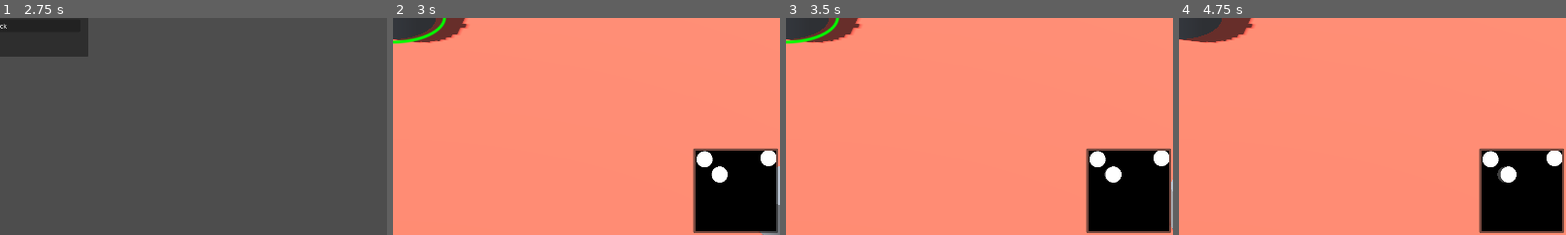
Above: before the commit, frames 1-4 (left to right).
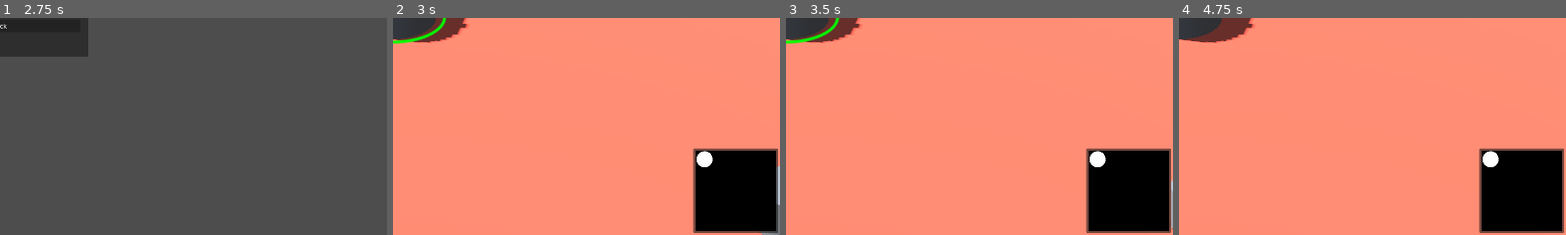
Above: after the commit, the same moments.

Repository: natelindev/command-horizon
Game: Godot game, scene res://source/Main.tscn
The game is run twice, just before and just after one commit, with the same random seed, the same clock (stepped at 60 frames per second) and the same inputs.
Inputs (mouse positions are % of the whole screen's width and height, from its top left):
- Up to frame 1 (2.75 s): click "Play" at 0.5 s; click "Back" at 1.25 s; click "Play" at 2 s
- Up to frame 2 (3 s): click "Start" at 2.75 s
- Up to frame 3 (3.5 s): no input
- Up to frame 4 (4.75 s): tap Enter at 3.5 s; move the mouse to (72, 45) at 3.52 s; click (72, 45) at 3.67 s; tap Space at 4.25 s; move the mouse to (30, 55) at 4.27 s; click (30, 55) at 4.42 s
The pictures show only the part of the screen within x 50-100%, y 50-100%; the shares and areas given below are measured in that part.

Frame 1 is identical in both runs. In frame 2, 0.5% of the frame differs, in the area x 82-99%, y 61-76%; in frame 3, 0.5%; in frame 4, 0.6%.

Commit message:
Add runtime player switching

Diff:
--- a/source/Constants.gd
+++ b/source/Constants.gd
@@ -1,4 +1,6 @@
 extends Node
+
+const Match = preload("res://source/match/MatchConstants.gd")
 
 # gdlint: ignore=class-variable-name
 var OPTIONS_FILE_PATH:
--- a/source/Main.tscn
+++ b/source/Main.tscn
@@ -12,7 +12,7 @@
 script = ExtResource("1_i28sw")
 
 [node name="ColorRect" type="ColorRect" parent="."]
-anchors_preset = 15
+layout_mode = 0
 anchor_right = 1.0
 anchor_bottom = 1.0
 grow_horizontal = 2
--- a/source/match/FogOfWar.gd
+++ b/source/match/FogOfWar.gd
@@ -20,7 +20,7 @@
 
 func _physics_process(_delta):
 	var units_synced = {}
-	var units_to_sync = get_tree().get_nodes_in_group("units")
+	var units_to_sync = get_tree().get_nodes_in_group("revealed_units")
 	for unit in units_to_sync:
 		if not unit.visible:
 			continue
--- a/source/match/Match.gd
+++ b/source/match/Match.gd
@@ -4,15 +4,22 @@
 
 @export var settings: Resource = null
 
-var _controlled_player_id = null
-var _visible_player_ids = []
+var controlled_player_id = null:
+	set = _set_controlled_player_id
+var visible_player_id = null:
+	set = _set_visible_player_id
+var visible_player_ids = null:
+	set(_value):
+		pass
+	get:
+		return [visible_player_id]
 
 @onready var _camera = find_child("IsometricCamera3D")
 
 
 func _ready():
-	_controlled_player_id = settings.controlled_player
-	_visible_player_ids = settings.controlled_player  # TODO: add dedicated field in settings
+	controlled_player_id = settings.controlled_player
+	visible_player_id = settings.controlled_player  # TODO: add dedicated field in settings
 	_spawn_initial_player_units()
 	_move_camera_to_controlled_player_spawn_point()
 
@@ -22,6 +29,19 @@
 		MatchSignals.deselect_all.emit()
 
 
+func _set_controlled_player_id(id):
+	MatchSignals.deselect_all.emit()
+	_renounce_control_of_player_units(controlled_player_id)
+	_assume_control_of_player_units(id)
+	controlled_player_id = id
+
+
+func _set_visible_player_id(id):
+	_conceal_player_units(visible_player_id)
+	_reveal_player_units(id)
+	visible_player_id = id
+
+
 func _spawn_initial_player_units():
 	var spawn_points = find_child("SpawnPoints").get_children()
 	for player_id in range(settings.players.size()):
@@ -29,12 +49,41 @@
 		command_center.color = settings.players[player_id].color
 		command_center.global_transform = spawn_points[player_id].global_transform
 		command_center.add_to_group("units")
+		command_center.add_to_group("player_{0}_units".format([player_id]))
+		if player_id == controlled_player_id:
+			command_center.add_to_group("controlled_units")
+		else:
+			command_center.add_to_group("adversary_units")
+		if player_id in visible_player_ids:
+			command_center.add_to_group("revealed_units")
 		add_child(command_center)
 
 
 func _move_camera_to_controlled_player_spawn_point():
 	var spawn_points = find_child("SpawnPoints").get_children()
 	for player_id in range(settings.players.size()):
-		if player_id == _controlled_player_id:
+		if player_id == controlled_player_id:
 			_camera.set_position_safely(spawn_points[player_id].global_transform.origin)
 			break
+
+
+func _assume_control_of_player_units(player_id):
+	for unit in get_tree().get_nodes_in_group("player_{0}_units".format([player_id])):
+		unit.add_to_group("controlled_units")
+		unit.remove_from_group("adversary_units")
+
+
+func _renounce_control_of_player_units(player_id):
+	for unit in get_tree().get_nodes_in_group("player_{0}_units".format([player_id])):
+		unit.add_to_group("adversary_units")
+		unit.remove_from_group("controlled_units")
+
+
+func _reveal_player_units(player_id):
+	for unit in get_tree().get_nodes_in_group("player_{0}_units".format([player_id])):
+		unit.add_to_group("revealed_units")
+
+
+func _conceal_player_units(player_id):
+	for unit in get_tree().get_nodes_in_group("player_{0}_units".format([player_id])):
+		unit.remove_from_group("revealed_units")
--- a/source/match/Match.tscn
+++ b/source/match/Match.tscn
@@ -150,7 +150,6 @@
 render_target_update_mode = 4
 
 [node name="Background" type="ColorRect" parent="FogOfWar/CombinedViewport"]
-anchors_preset = 15
 anchor_right = 1.0
 anchor_bottom = 1.0
 grow_horizontal = 2
@@ -158,7 +157,7 @@
 color = Color(0, 0, 0, 1)
 
 [node name="FogViewportContainer" type="SubViewportContainer" parent="FogOfWar/CombinedViewport"]
-anchors_preset = 15
+visible = false
 anchor_right = 1.0
 anchor_bottom = 1.0
 grow_horizontal = 2
@@ -170,7 +169,7 @@
 handle_input_locally = false
 size = Vector2i(200, 200)
 render_target_clear_mode = 2
-render_target_update_mode = 4
+render_target_update_mode = 0
 
 [node name="EditorOnlyCircle" parent="FogOfWar/CombinedViewport" instance=ExtResource("6_ux0ef")]
 position = Vector2(100, 100)
@@ -178,7 +177,6 @@
 
 [node name="Revealer" type="ColorRect" parent="FogOfWar/CombinedViewport"]
 visible = false
-anchors_preset = 15
 anchor_right = 1.0
 anchor_bottom = 1.0
 grow_horizontal = 2
@@ -193,7 +191,6 @@
 [node name="HUD" type="CanvasLayer" parent="."]
 
 [node name="MarginContainer" type="MarginContainer" parent="HUD"]
-anchors_preset = 3
 anchor_left = 1.0
 anchor_top = 1.0
 anchor_right = 1.0
--- /dev/null
+++ b/source/match/MatchConstants.gd
@@ -0,0 +1,3 @@
+const OWNED_PLAYER_CIRCLE_COLOR = Color.GREEN
+const ADVERSARY_PLAYER_CIRCLE_COLOR = Color.RED
+const DEFAULT_CIRCLE_COLOR = Color.WHITE
--- a/source/match/debug/GodModeHud.tscn
+++ b/source/match/debug/GodModeHud.tscn
@@ -1,11 +1,12 @@
-[gd_scene load_steps=2 format=3 uid="uid://fhjyrjmlo6wf"]
+[gd_scene load_steps=3 format=3 uid="uid://b6n7cwv706x5n"]
 
-[ext_resource type="Script" path="res://source/match/GodModeHud.gd" id="1_wllv3"]
+[ext_resource type="Script" path="res://source/match/debug/GodModeHud.gd" id="1_n4lpk"]
+[ext_resource type="Script" path="res://source/match/debug/PlayerManager.gd" id="2_julod"]
 
 [node name="GodModeHUD" type="CanvasLayer"]
-script = ExtResource("1_wllv3")
+script = ExtResource("1_n4lpk")
 
-[node name="MarginContainer" type="MarginContainer" parent="."]
+[node name="PlayerManager" type="MarginContainer" parent="."]
 anchors_preset = 4
 anchor_top = 0.5
 anchor_bottom = 0.5
@@ -14,18 +15,19 @@
 offset_bottom = 20.0
 grow_vertical = 2
 theme_override_constants/margin_left = 5
+script = ExtResource("2_julod")
 
-[node name="VBoxContainer" type="VBoxContainer" parent="MarginContainer"]
+[node name="VBoxContainer" type="VBoxContainer" parent="PlayerManager"]
 offset_left = 5.0
 offset_right = 149.0
 offset_bottom = 147.0
 theme_override_constants/separation = 5
 
-[node name="PanelContainer" type="PanelContainer" parent="MarginContainer/VBoxContainer"]
+[node name="PanelContainer" type="PanelContainer" parent="PlayerManager/VBoxContainer"]
 offset_right = 144.0
 offset_bottom = 71.0
 
-[node name="MarginContainer" type="MarginContainer" parent="MarginContainer/VBoxContainer/PanelContainer"]
+[node name="MarginContainer" type="MarginContainer" parent="PlayerManager/VBoxContainer/PanelContainer"]
 offset_right = 144.0
 offset_bottom = 71.0
 theme_override_constants/margin_left = 5
@@ -33,29 +35,29 @@
 theme_override_constants/margin_right = 5
 theme_override_constants/margin_bottom = 5
 
-[node name="VBoxContainer" type="VBoxContainer" parent="MarginContainer/VBoxContainer/PanelContainer/MarginContainer"]
+[node name="VBoxContainer" type="VBoxContainer" parent="PlayerManager/VBoxContainer/PanelContainer/MarginContainer"]
 offset_left = 5.0
 offset_top = 5.0
 offset_right = 139.0
 offset_bottom = 66.0
 
-[node name="Label" type="Label" parent="MarginContainer/VBoxContainer/PanelContainer/MarginContainer/VBoxContainer"]
+[node name="Label" type="Label" parent="PlayerManager/VBoxContainer/PanelContainer/MarginContainer/VBoxContainer"]
 offset_right = 134.0
 offset_bottom = 26.0
 text = "Controlled player"
 horizontal_alignment = 1
 
-[node name="SpinBox" type="SpinBox" parent="MarginContainer/VBoxContainer/PanelContainer/MarginContainer/VBoxContainer"]
+[node name="ControlledPlayerSpinBox" type="SpinBox" parent="PlayerManager/VBoxContainer/PanelContainer/MarginContainer/VBoxContainer"]
 offset_top = 30.0
 offset_right = 134.0
 offset_bottom = 61.0
 
-[node name="PanelContainer2" type="PanelContainer" parent="MarginContainer/VBoxContainer"]
+[node name="PanelContainer2" type="PanelContainer" parent="PlayerManager/VBoxContainer"]
 offset_top = 76.0
 offset_right = 144.0
 offset_bottom = 147.0
 
-[node name="MarginContainer" type="MarginContainer" parent="MarginContainer/VBoxContainer/PanelContainer2"]
+[node name="MarginContainer" type="MarginContainer" parent="PlayerManager/VBoxContainer/PanelContainer2"]
 offset_right = 144.0
 offset_bottom = 71.0
 theme_override_constants/margin_left = 5
@@ -63,19 +65,22 @@
 theme_override_constants/margin_right = 5
 theme_override_constants/margin_bottom = 5
 
-[node name="VBoxContainer" type="VBoxContainer" parent="MarginContainer/VBoxContainer/PanelContainer2/MarginContainer"]
+[node name="VBoxContainer" type="VBoxContainer" parent="PlayerManager/VBoxContainer/PanelContainer2/MarginContainer"]
 offset_left = 5.0
 offset_top = 5.0
 offset_right = 139.0
 offset_bottom = 66.0
 
-[node name="Label" type="Label" parent="MarginContainer/VBoxContainer/PanelContainer2/MarginContainer/VBoxContainer"]
+[node name="Label" type="Label" parent="PlayerManager/VBoxContainer/PanelContainer2/MarginContainer/VBoxContainer"]
 offset_right = 134.0
 offset_bottom = 26.0
 text = "Visible Player"
 horizontal_alignment = 1
 
-[node name="SpinBox" type="SpinBox" parent="MarginContainer/VBoxContainer/PanelContainer2/MarginContainer/VBoxContainer"]
+[node name="VisiblePlayerSpinBox" type="SpinBox" parent="PlayerManager/VBoxContainer/PanelContainer2/MarginContainer/VBoxContainer"]
 offset_top = 30.0
 offset_right = 134.0
 offset_bottom = 61.0
+
+[connection signal="value_changed" from="PlayerManager/VBoxContainer/PanelContainer/MarginContainer/VBoxContainer/ControlledPlayerSpinBox" to="PlayerManager" method="_on_controlled_player_spin_box_value_changed"]
+[connection signal="value_changed" from="PlayerManager/VBoxContainer/PanelContainer2/MarginContainer/VBoxContainer/VisiblePlayerSpinBox" to="PlayerManager" method="_on_visible_player_spin_box_value_changed"]
--- /dev/null
+++ b/source/match/debug/PlayerManager.gd
@@ -0,0 +1,20 @@
+extends MarginContainer
+
+@onready var _match = find_parent("Match")
+
+@onready var _controlled_player = find_child("ControlledPlayerSpinBox")
+@onready var _visible_player = find_child("ControlledPlayerSpinBox")
+
+
+func _ready():
+	await _match.ready
+	_controlled_player.value = _match.controlled_player_id
+	_visible_player.value = _match.visible_player_id
+
+
+func _on_controlled_player_spin_box_value_changed(value):
+	_match.controlled_player_id = value
+
+
+func _on_visible_player_spin_box_value_changed(value):
+	_match.visible_player_id = value
--- a/source/match/units/CommandCenter.tscn
+++ b/source/match/units/CommandCenter.tscn
@@ -18,19 +18,20 @@
 
 [node name="MeshInstance3D" type="MeshInstance3D" parent="."]
 transform = Transform3D(1, 0, 0, 0, 1, 0, 0, 0, 1, 0, 1, 0)
-mesh = SubResource("CylinderMesh_6b28v")
+mesh = SubResource("CylinderMesh_fuvog")
 
 [node name="MeshInstance3D2" type="MeshInstance3D" parent="."]
 transform = Transform3D(1, 0, 0, 0, 1, 0, 0, 0, 1, 0, 1.92513, 0)
-mesh = SubResource("BoxMesh_vqtw2")
+mesh = SubResource("BoxMesh_mt5ws")
 
 [node name="CollisionShape3D" type="CollisionShape3D" parent="."]
 transform = Transform3D(1, 0, 0, 0, 1, 0, 0, 0, 1, 0, 1, 0)
-shape = SubResource("CylinderShape3D_ya1w3")
+shape = SubResource("CylinderShape3D_qbwad")
 
 [node name="Highlight" parent="." instance=ExtResource("2_c41i5")]
 transform = Transform3D(1, 0, 0, 0, 1, 0, 0, 0, 1, 0, 0.01, 0)
 radius = 2.5
 
 [node name="Selection" parent="." instance=ExtResource("3_slmue")]
+transform = Transform3D(1, 0, 0, 0, 1, 0, 0, 0, 1, 0, 0.01, 0)
 radius = 2.5
--- a/source/match/units/traits/Highlight.gd
+++ b/source/match/units/traits/Highlight.gd
@@ -9,7 +9,7 @@
 var _activated = false
 var _forced = false
 
-@onready var _parent = get_parent()
+@onready var _unit = get_parent()
 @onready var _circle = find_child("Circle3D")
 
 
@@ -17,8 +17,8 @@
 	_update_circle_params()
 	if Engine.is_editor_hint():
 		return
-	_parent.mouse_entered.connect(_activate)
-	_parent.mouse_exited.connect(_deactivate)
+	_unit.mouse_entered.connect(_activate)
+	_unit.mouse_exited.connect(_deactivate)
 	_circle.hide()
 
 
@@ -44,7 +44,12 @@
 
 
 func _update_circle_color():
-	_circle.color = Color.GREEN
+	if _unit.is_in_group("controlled_units"):
+		_circle.color = Constants.Match.OWNED_PLAYER_CIRCLE_COLOR
+	elif _unit.is_in_group("adversary_units"):
+		_circle.color = Constants.Match.ADVERSARY_PLAYER_CIRCLE_COLOR
+	else:
+		_circle.color = Constants.Match.DEFAULT_CIRCLE_COLOR
 
 
 func _set_radius(a_radius):
--- a/source/match/units/traits/Selection.gd
+++ b/source/match/units/traits/Selection.gd
@@ -8,7 +8,7 @@
 
 var _selected = false
 
-@onready var _parent = get_parent()
+@onready var _unit = get_parent()
 @onready var _circle = find_child("FadedCircle3D")
 
 
@@ -17,7 +17,7 @@
 	if Engine.is_editor_hint():
 		return
 	MatchSignals.deselect_all.connect(deselect)
-	_parent.input_event.connect(_on_input_event)
+	_unit.input_event.connect(_on_input_event)
 	_circle.hide()
 
 
@@ -25,8 +25,8 @@
 	if _selected:
 		return
 	_selected = true
-	if not _parent.is_in_group("selected_units"):
-		_parent.add_to_group("selected_units")
+	if not _unit.is_in_group("selected_units"):
+		_unit.add_to_group("selected_units")
 	_update_circle_color()
 	_circle.show()
 
@@ -35,8 +35,8 @@
 	if not _selected:
 		return
 	_selected = false
-	if _parent.is_in_group("selected_units"):
-		_parent.remove_from_group("selected_units")
+	if _unit.is_in_group("selected_units"):
+		_unit.remove_from_group("selected_units")
 	_circle.hide()
 
 
@@ -51,7 +51,12 @@
 
 
 func _update_circle_color():
-	_circle.color = Color.GREEN
+	if _unit.is_in_group("controlled_units"):
+		_circle.color = Constants.Match.OWNED_PLAYER_CIRCLE_COLOR
+	elif _unit.is_in_group("adversary_units"):
+		_circle.color = Constants.Match.ADVERSARY_PLAYER_CIRCLE_COLOR
+	else:
+		_circle.color = Constants.Match.DEFAULT_CIRCLE_COLOR
 
 
 func _update_circle_params():
Not shown: 1 places in source/match/Match.tscn that only renumber resources
Renamed: source/match/GodModeHud.gd -> source/match/debug/GodModeHud.gd
Not shown: 1 places in source/match/units/CommandCenter.tscn that only renumber resources
